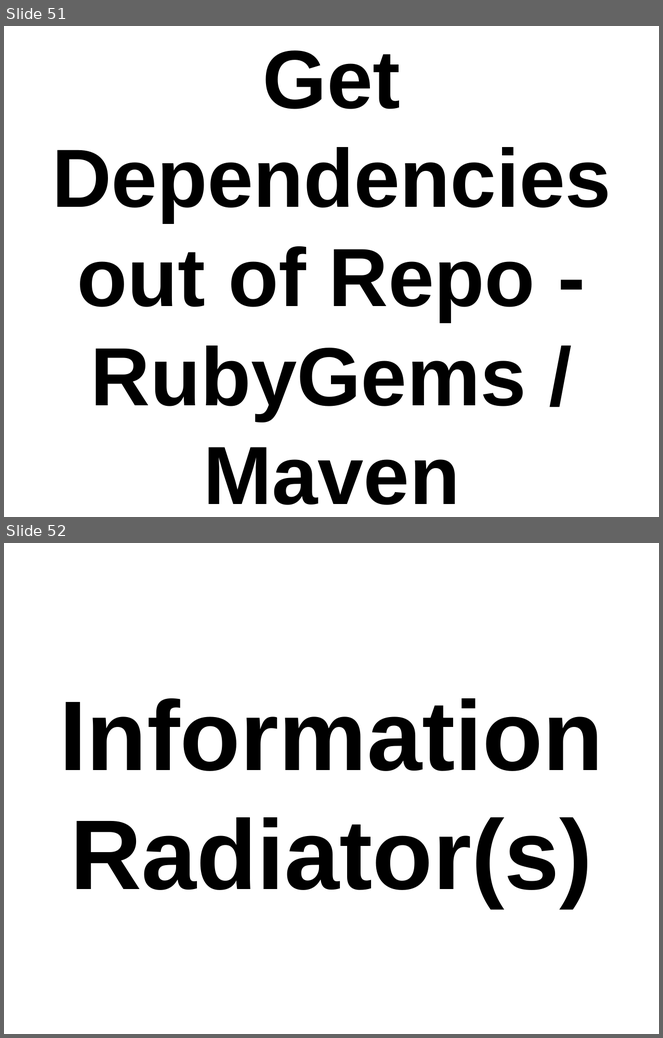
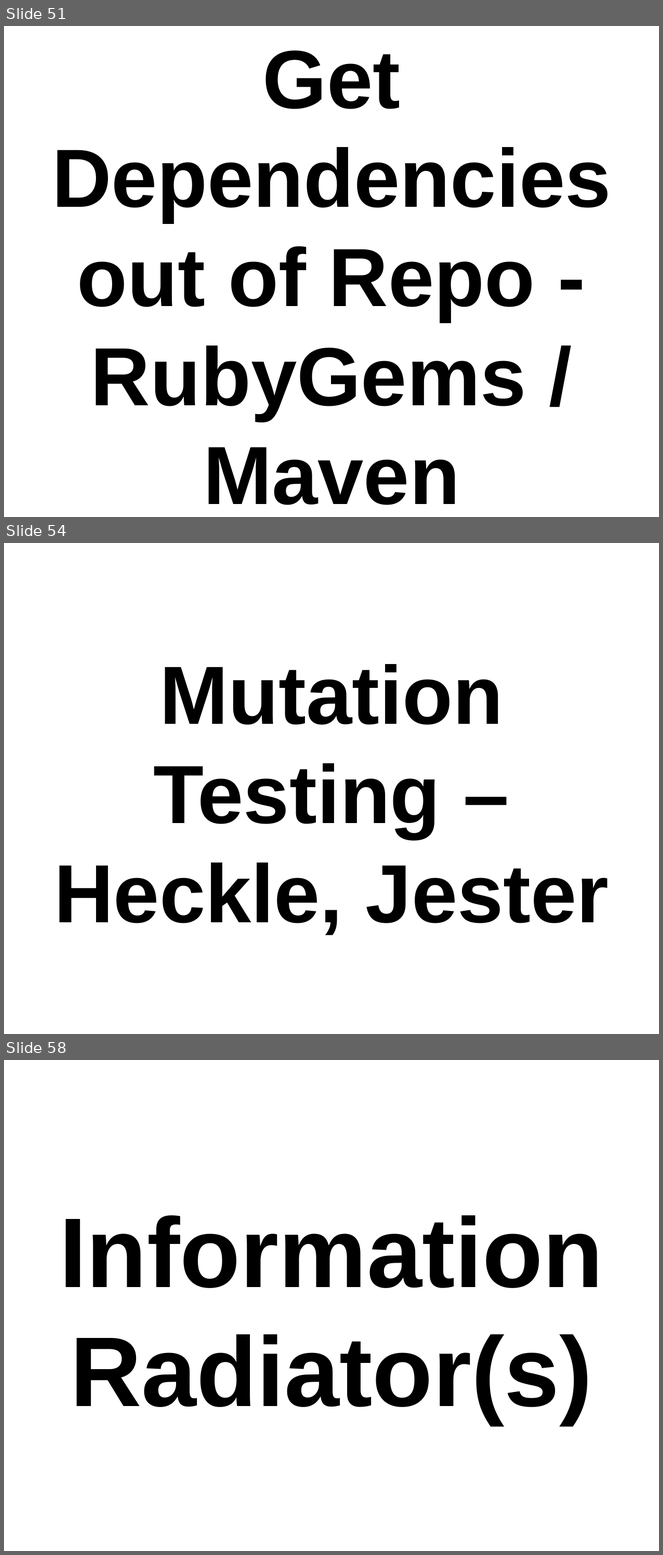
Before and after one commit to thewoolleyman/ci_for_the_rails_guy_or_gal, a slide deck: presentation/ci_for_the_web_2.0_guy_or_gal.odp. Shown one above the other, each under a label of ours: slides 51 and 52 before the commit, slides 51, 54 and 58 after it; the slides between them are not shown. The pictures are 663x1038 and 663x1555 pixels, drawn with LibreOffice and Linux fonts; fonts in the diff are those of the drawing. Boxes give left, top, right and bottom in pixels: in the first picture for what was removed or moved away, otherwise in the second. Text is boxed around its words. In the diff, an @@ line names an element or a change of style, - is before the commit and + after.

```diff
--- a/presentation/ci_for_the_web_2.0_guy_or_gal.odp
+++ b/presentation/ci_for_the_web_2.0_guy_or_gal.odp
@@ slide 54 added at [4,543,659,1034], background #FFFFFF @@
@@ title added at [54,664,609,936], 100 pt, text #000000, bold @@
+Mutation Testing – Heckle, Jester
@@ what was slide 52 is now slide 58 @@
```
Also in this commit, not shown: 1 slide changed, 6 other slides added, 1 slide removed.
